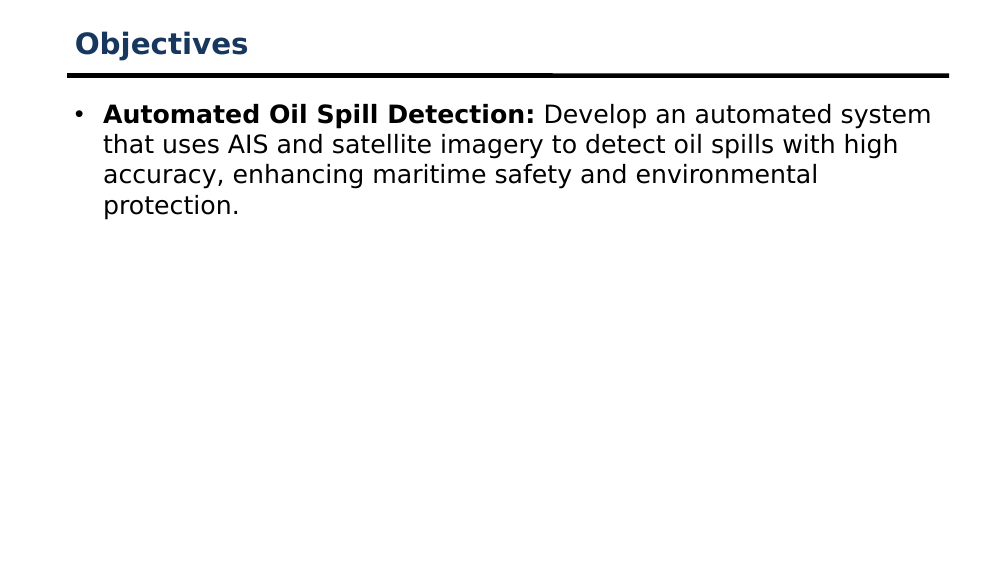
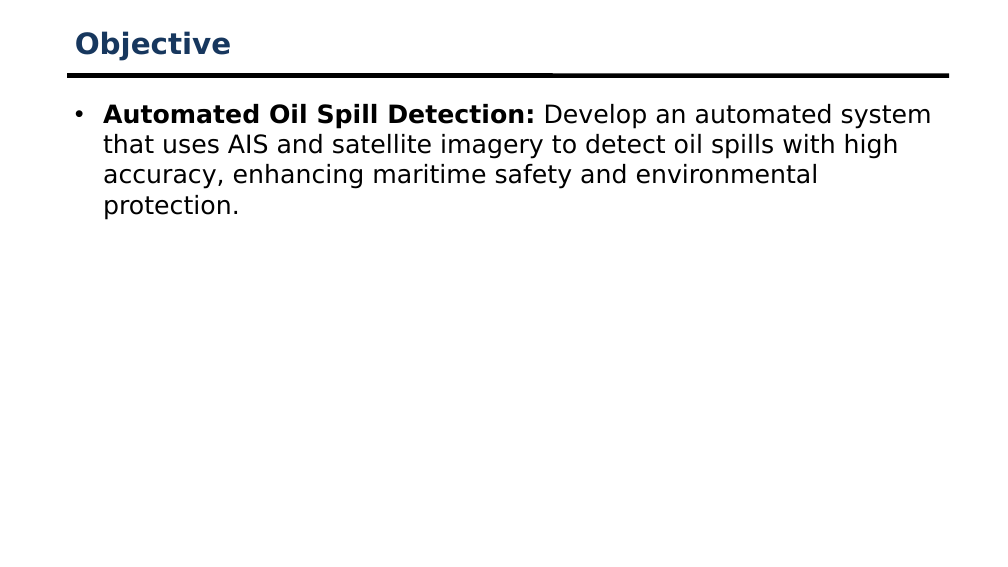
Before and after one commit to praneethpuli/OIL-SPILL-DETECTION, a slide deck: slide 7 of R1_PPT.pptx (slide 8 before the commit). Drawn at 1008x567 pixels with LibreOffice and Linux fonts; fonts in the diff are those of the drawing; background and template pictures are left out. Boxes give left, top, right and bottom in pixels: in the first picture for what was removed or moved away, otherwise in the second. Text is boxed around its words. In the diff, an @@ line names an element or a change of style, - is before the commit and + after.

```diff
--- a/R1_PPT.pptx
+++ b/R1_PPT.pptx
@@ title at (x1=75, y1=31, x2=231, y2=60): text changed @@
-Objectives
+Objective
```
Also in this commit, not shown: 1 slide removed, 1 other file.
